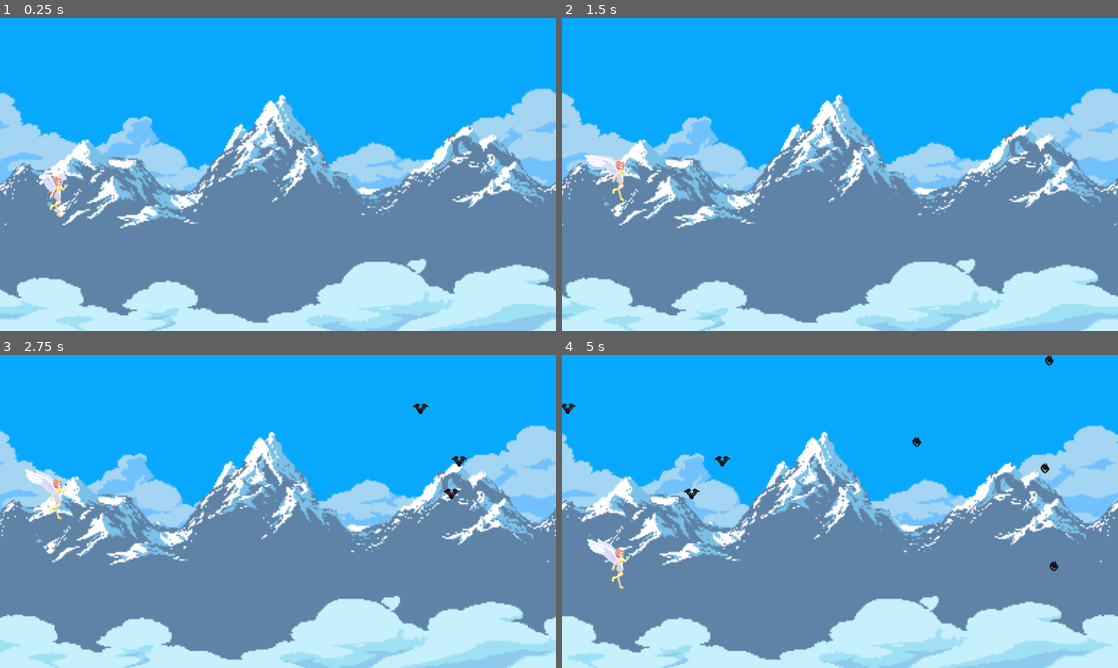
Above: before the commit, frames 1-4 (two rows, left to right).
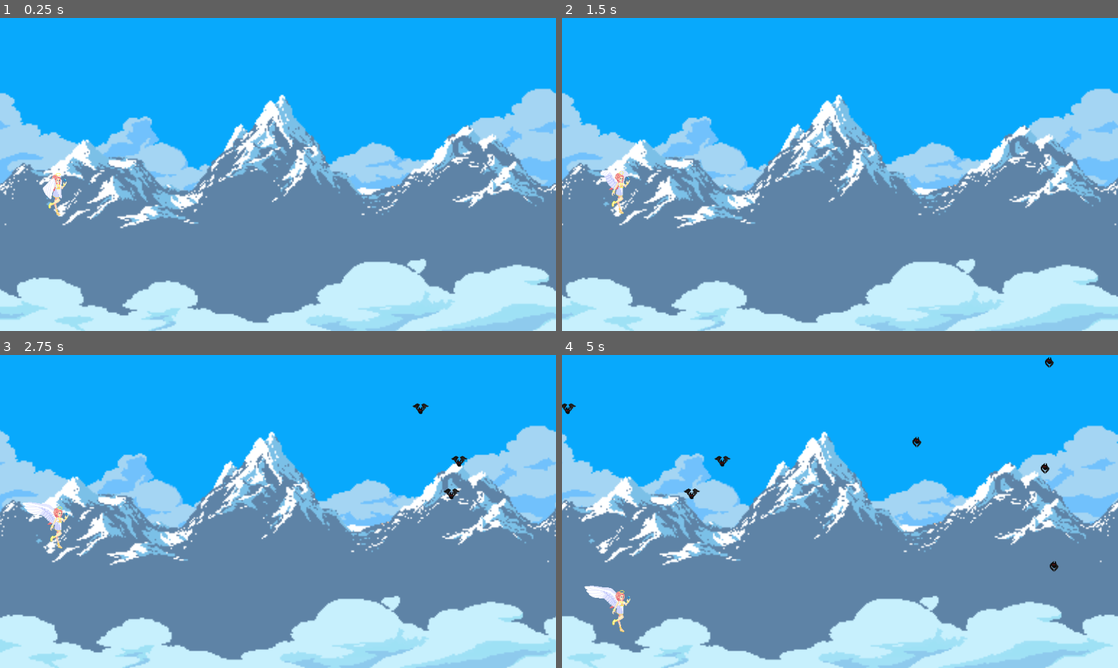
Above: after the commit, the same moments.

Repository: Loupine/AngelFree2D
Game: Godot game, scene res://World/World.tscn
The game is run twice, just before and just after one commit, with the same random seed, the same clock (stepped at 60 frames per second) and the same inputs.
Inputs:
- Up to frame 1 (0.25 s): no input
- Up to frame 2 (1.5 s): hold Space (fly_up) 0.53-1.28 s
- Up to frame 3 (2.75 s): hold Space (fly_up) from 2.03 s (still down)
- Up to frame 4 (5 s): release Space (fly_up) at 3.53 s

The runs differ from the first frame. In frame 1, 0.3% of the frame differs, in the area x 7-13%, y 49-64%; in frame 2, 0.5%; in frame 3, 0.7%; in frame 4, 0.8%, in the area x 4-89%, y 0-89%.

Commit message:
Remove fly restriction and add world height limits

Diff:
--- a/project/Player/Player.gd
+++ b/project/Player/Player.gd
@@ -2,7 +2,7 @@
 
 
 const _GRAVITY := 300
-const _WING_FORCE := 1500
+const _WING_FORCE := 1400
 
 var _can_fly := true
 var _velocity := Vector2.ZERO
@@ -21,10 +21,7 @@
 
 func _hande_input()-> void:
 	if Input.is_action_pressed("fly_up") and _can_fly:
-		if position.y > 200:
-			_velocity.y = -_WING_FORCE
-		else:
-			_velocity.y = 0.0
+		_velocity.y = -_WING_FORCE
 		_can_fly = false
 		_fly_timer.start()
 
--- a/project/Player/Player.tscn
+++ b/project/Player/Player.tscn
@@ -102,7 +102,7 @@
 scale = Vector2( 2, 2 )
 frames = SubResource( 10 )
 animation = "flying"
-frame = 7
+frame = 6
 playing = true
 
 [node name="CollisionShape2D" type="CollisionShape2D" parent="."]
--- a/project/World/World.tscn
+++ b/project/World/World.tscn
@@ -1,8 +1,11 @@
-[gd_scene load_steps=4 format=2]
+[gd_scene load_steps=5 format=2]
 
 [ext_resource path="res://Player/Player.tscn" type="PackedScene" id=1]
 [ext_resource path="res://World/World.gd" type="Script" id=2]
 [ext_resource path="res://ParallaxBackground/ParallaxBackground.tscn" type="PackedScene" id=3]
+
+[sub_resource type="RectangleShape2D" id=1]
+extents = Vector2( 989, 26.5 )
 
 [node name="World" type="Control"]
 anchor_right = 1.5
@@ -14,6 +17,20 @@
 "_edit_lock_": true
 }
 
+[node name="TopLimit" type="StaticBody2D" parent="."]
+position = Vector2( 956, 3.5 )
+
+[node name="CollisionShape2D" type="CollisionShape2D" parent="TopLimit"]
+position = Vector2( 0, -22.5 )
+shape = SubResource( 1 )
+
+[node name="BottomLimit" type="StaticBody2D" parent="."]
+position = Vector2( 948, 1057 )
+
+[node name="CollisionShape2D" type="CollisionShape2D" parent="BottomLimit"]
+position = Vector2( 32, 9.5 )
+shape = SubResource( 1 )
+
 [node name="SpawnTimer" type="Timer" parent="."]
 wait_time = 2.0
 autostart = true
